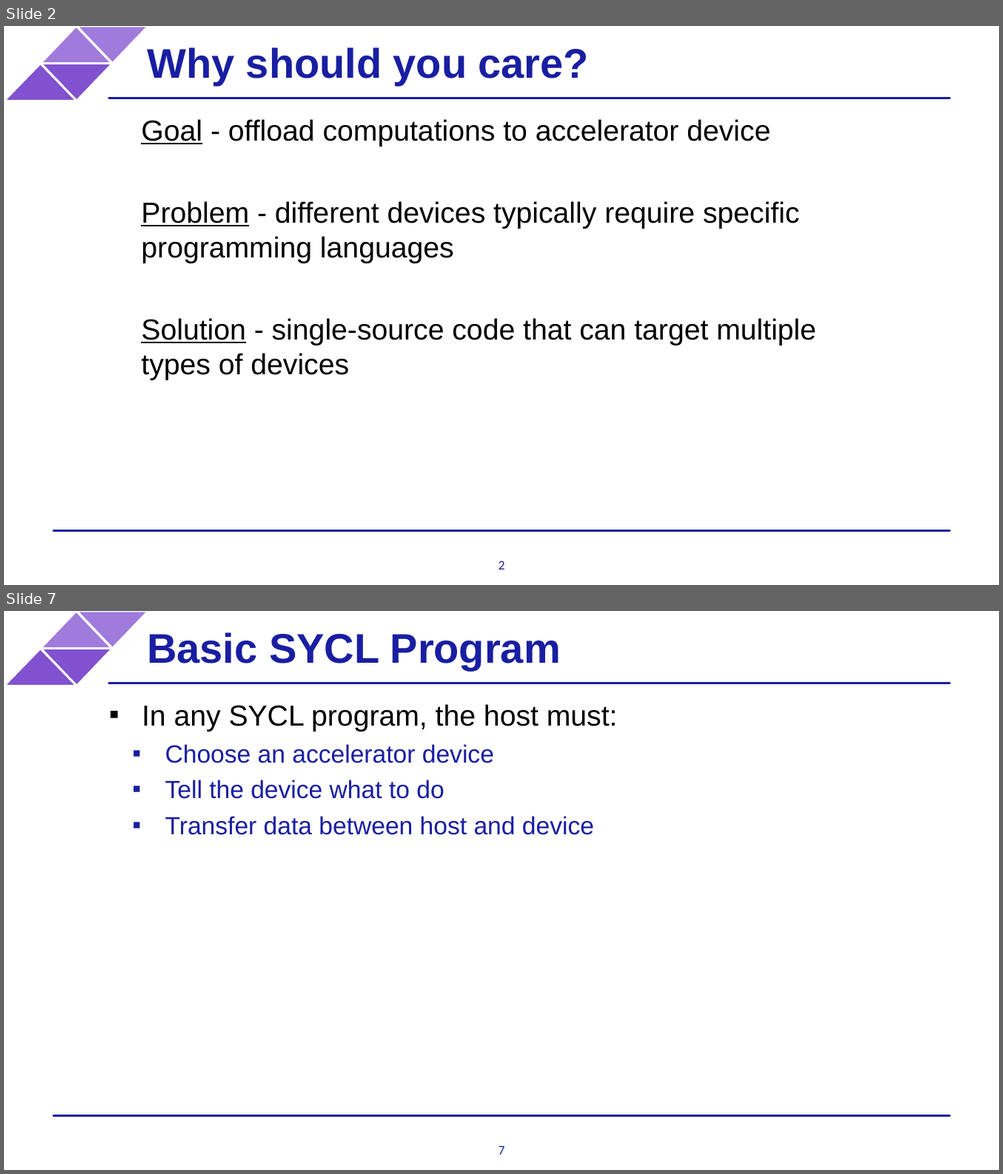
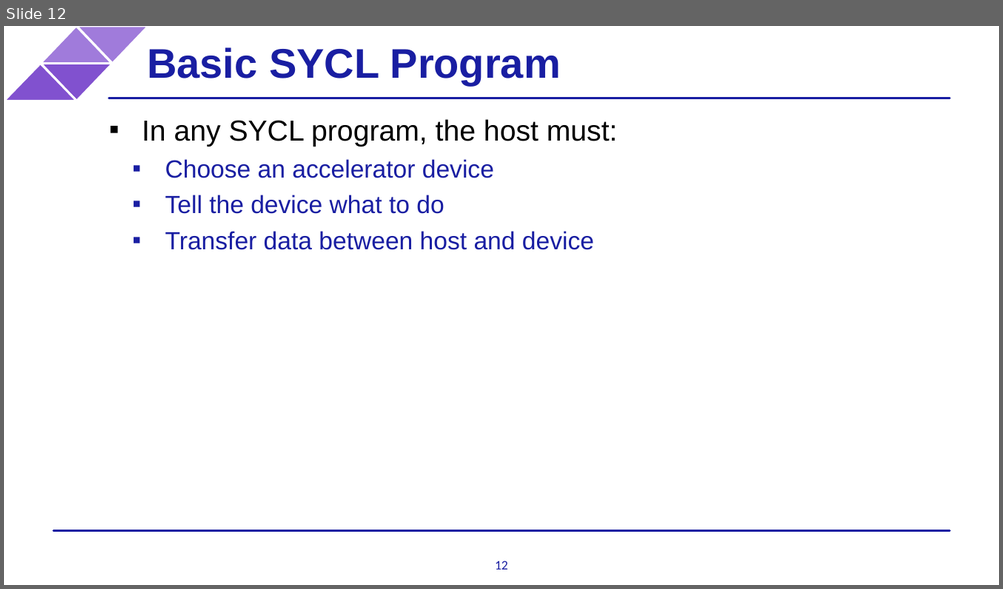
Before and after one commit to BenjaminMFindley/Reconfig-2-SYCL-DPCPP, a slide deck: Slides/SYCL intro.pptx. Shown one above the other, each under a label of ours: slides 2 and 7 before the commit, slide 12 after it; the slides between them are not shown. The pictures are 1003x1174 and 1003x589 pixels, drawn with LibreOffice and Linux fonts; fonts in the diff are those of the drawing; background and template pictures are left out. Boxes give left, top, right and bottom in pixels: in the first picture for what was removed or moved away, otherwise in the second. Text is boxed around its words. In the diff, an @@ line names an element or a change of style, - is before the commit and + after.

```diff
--- a/Slides/SYCL intro.pptx
+++ b/Slides/SYCL intro.pptx
@@ slide 2 removed at [4,26,999,585], background #FFFFFF; not listed: 6 template elements that a slide beside it also shows @@
@@ title removed at [147,47,589,84] @@
-Why should you care?
@@ text removed at [141,119,816,380] @@
-Goal - offload computations to accelerator device
-Problem - different devices typically require specific programming languages
-Solution - single-source code that can target multiple types of devices
@@ page number removed at [498,561,505,570] @@
-2
@@ what was slide 7 is now slide 12 @@
@@ page number at [495,561,508,570]: text changed @@
-7
+12
```
Also in this commit, not shown: 2 slides changed, 9 slides added, 4 other slides removed.
